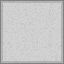
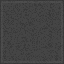
Comparing the layer stacks of the two (64, 64) images. Changes:
painted on "Overlay" over [0, 0, 64, 64]
painted on "Base" over [0, 0, 64, 64]
